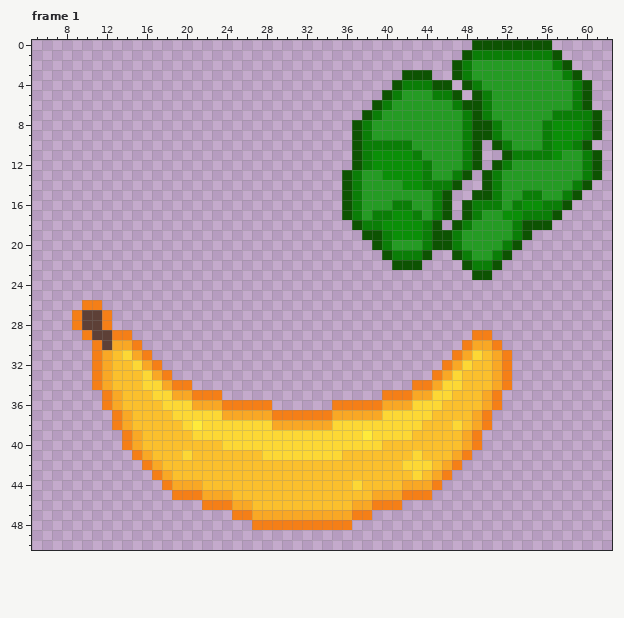
File history of a pixel-art file, Assets/Arts/Enemies/Boss/FruitKing/ATK1/RH/RHIdle.aseprite. The picture above is the old version.
64x64 pixels, 6 frames. Shown: frame 1: x 5..62, y 0..50. The commit also changed other frames, which this record leaves out.
And afterwards:
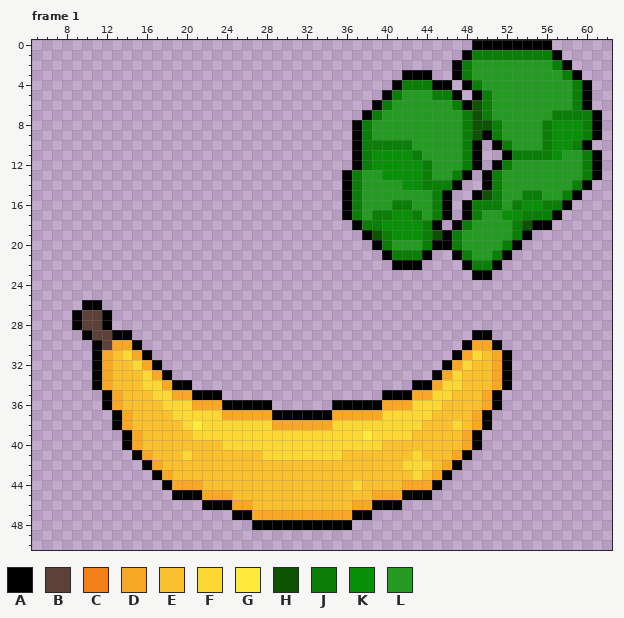
Palette (. is transparent): A #000000  B #5d4037  C #f57f17  D #f9a825  E #fbc02d  F #fdd835  G #ffeb3b  H #0d5302  J #0a7e07  K #0a8f08  L #259b24
Diff:
layer "Flattened" added
layer "Banana" removed
layer "Hand" removed
--- frame 1, layer "Flattened"
@@ x 5..62 @@
- 0 ............................................HHHHHHHH......
- 1 ...........................................HJJJJJJJJH.....
- 2 ..........................................HJLLLLLLLLJH....
- 3 .....................................HHH..HJLLLLLLLLLJH...
- 4 ....................................HJJJHH.HJLLLLLLLLLJH..
- 5 ...................................HJLLLJJH.HJLLLLLLLLJH..
- 6 ..................................HJLLLLLLJHHJLLLLLLLLJH..
- 7 .................................HJLLLLLLLLJHJLLLLLLJJJJH.
- 8 ................................HJLLLLLLLLLJHHJLLLLJKKKJH.
- 9 ................................HJLLLLLLLLLJHHJLLLLJKKKJH.
-10 ................................HJJJJJLLLLLJH.HJLLLJKKJH..
-11 ................................HJKKKKJLLLLJH..HJJJJKLLJH.
-12 ................................HJKKKKKJLLLJH.HJLLLLLLLJH.
-13 ...............................HJLLKKKKJLLJH.HJLLLLLLLLJH.
-14 ...............................HJLLLLKKJJJH..HJLLLLLLLJH..
-15 ...............................HJLLLLLLLJH..HHJLLJJLLJH...
-16 ...............................HJLLLJJLLJH.HJJJLJKKJJH....
-17 ...............................HJLJJKKJLJH.HJLLKKJJJH.....
-18 ................................HJJKKKKJH.HJLLLLJHHH......
-19 .................................HHJKKKJHHJLLLLLJH........
-20 ..................................HJLLLJHHJLLLLJH.........
-21 ...................................HJJJH..HJLLJH..........
-22 ....................................HHH....HJJH...........
-23 ............................................HH............
+ 0 ............................................AAAAAAAA......
+ 1 ...........................................AJJJJJJJJA.....
+ 2 ..........................................AJLLLLLLLLJA....
+ 3 .....................................AAA..AJLLLLLLLLLJA...
+ 4 ....................................AJJJAA.AJLLLLLLLLLJA..
+ 5 ...................................AJLLLJJA.AJLLLLLLLLJA..
+ 6 ..................................AJLLLLLLJAHJLLLLLLLLJA..
+ 7 .................................AJLLLLLLLLJHJLLLLLLJJJJA.
+ 8 ................................AJLLLLLLLLLJHHJLLLLJKKKJA.
+ 9 ................................AJLLLLLLLLLJHAJLLLLJKKKJA.
+10 ................................AJJJJJLLLLLJA.AJLLLJKKJA..
+11 ................................AJKKKKJLLLLJA..AJJJJKLLJA.
+12 ................................AJKKKKKJLLLJA.AJLLLLLLLJA.
+13 ...............................AJLLKKKKJLLJA.AJLLLLLLLLJA.
+14 ...............................AJLLLLKKJJJA..AJLLLLLLLJA..
+15 ...............................AJLLLLLLLJA..AHJLLJJLLJA...
+16 ...............................AJLLLJJLLJA.AJJJLJKKJJA....
+17 ...............................AJLJJKKJLJA.AJLLKKJJJA.....
+18 ................................AJJKKKKJA.AJLLLLJHAA......
+19 .................................AHJKKKJHAJLLLLLJA........
+20 ..................................AJLLLJAAJLLLLJA.........
+21 ...................................AJJJA..AJLLJA..........
+22 ....................................AAA....AJJA...........
+23 ............................................AA............
 24 ..........................................................
 25 ..........................................................
-26 .....CC...................................................
-27 ....CBBC..................................................
-28 ....CBBC..................................................
-29 .....CBBCC..................................CC............
-30 ......CBDDC................................CDDC...........
-31 ......CDEFDC..............................CDFEDC..........
-32 ......CDEEFDC............................CDFEEDC..........
-33 ......CDEEEFDC..........................CDFEEEDC..........
-34 ......CDEEEFFDCC......................CCDFFEEEDC..........
-35 .......CDEEEFFDDCCC................CCCDDFFEEEDC...........
-36 .......CDEEEEFFFDDDCCCCC......CCCCCDDDFFFEEEEDC...........
-37 ........CDEEEEFFFFFDDDDDCCCCCCDDDDDFFFFFEEEEDC............
-38 ........CDEEEEEFGFFFFFFFDDDDDDFFFFFFFFFEEEFEDC............
-39 .........CDEEEEEFFFFFFFFFFFFFFFFFGFFFFEEEEEDC.............
-40 .........CDEEEEEEEEFFFFFFFFFFFFFFFFEEEEEEEEDC.............
-41 ..........CDEEEFEEEEEEEFFFFFFFFEEEEEEEFEEEDC..............
-42 ...........CDEEEEEEEEEEEEEEEEEEEEEEEEFFFEDC...............
-43 ............CDEEEEEEEEEEEEEEEEEEEEEEEEFEDC................
-44 .............CDDDEEEEEEEEEEEEEEEFEEEEDDDC.................
-45 ..............CCCDDDEEEEEEEEEEEEEEDDDCCC..................
-46 .................CCCDDEEEEEEEEEEDDCCC.....................
-47 ....................CCDDDDDDDDDDCC........................
-48 ......................CCCCCCCCCC..........................
+26 .....AA...................................................
+27 ....ABBA..................................................
+28 ....ABBA..................................................
+29 .....ABBAA..................................AA............
+30 ......ABDDA................................ADDA...........
+31 ......ADEFDA..............................ADFEDA..........
+32 ......ADEEFDA............................ADFEEDA..........
+33 ......ADEEEFDA..........................ADFEEEDA..........
+34 ......ADEEEFFDAA......................AADFFEEEDA..........
+35 .......ADEEEFFDDAAA................AAADDFFEEEDA...........
+36 .......ADEEEEFFFDDDAAAAA......AAAAADDDFFFEEEEDA...........
+37 ........ADEEEEFFFFFDDDDDAAAAAADDDDDFFFFFEEEEDA............
+38 ........ADEEEEEFGFFFFFFFDDDDDDFFFFFFFFFEEEFEDA............
+39 .........ADEEEEEFFFFFFFFFFFFFFFFFGFFFFEEEEEDA.............
+40 .........ADEEEEEEEEFFFFFFFFFFFFFFFFEEEEEEEEDA.............
+41 ..........ADEEEFEEEEEEEFFFFFFFFEEEEEEEFEEEDA..............
+42 ...........ADEEEEEEEEEEEEEEEEEEEEEEEEFFFEDA...............
+43 ............ADEEEEEEEEEEEEEEEEEEEEEEEEFEDA................
+44 .............ADDDEEEEEEEEEEEEEEEFEEEEDDDA.................
+45 ..............AAADDDEEEEEEEEEEEEEEDDDAAA..................
+46 .................AAADDEEEEEEEEEEDDAAA.....................
+47 ....................AADDDDDDDDDDAA........................
+48 ......................AAAAAAAAAA..........................
 49 ..........................................................
